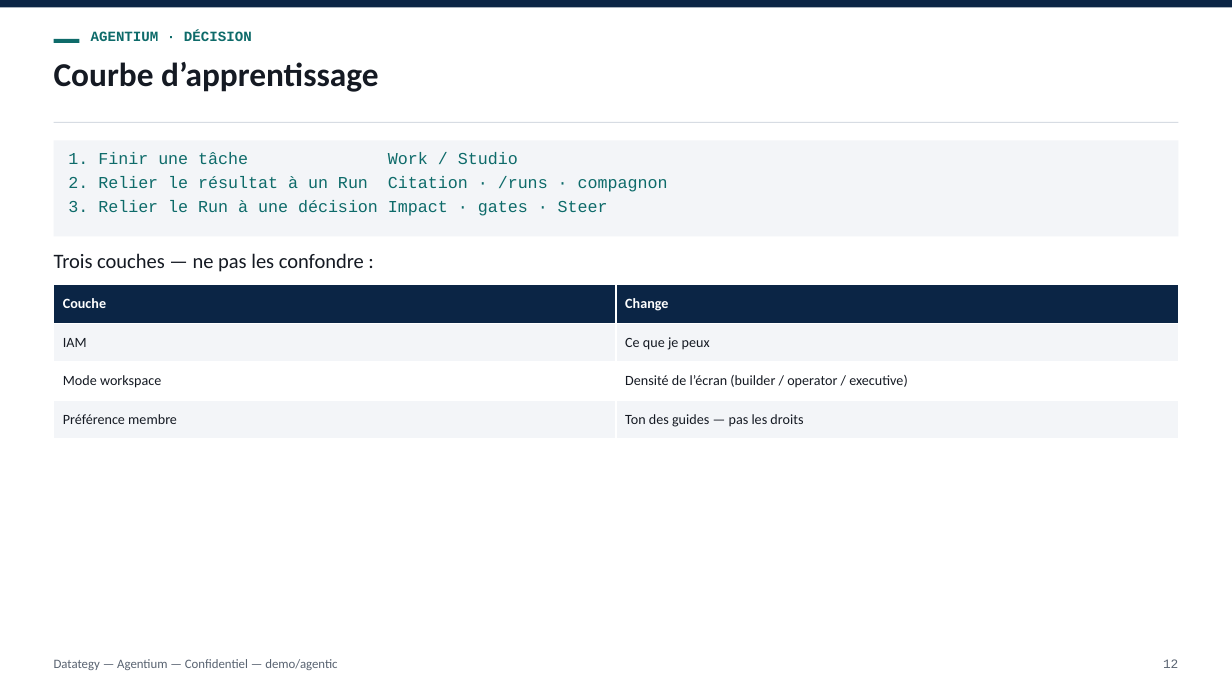
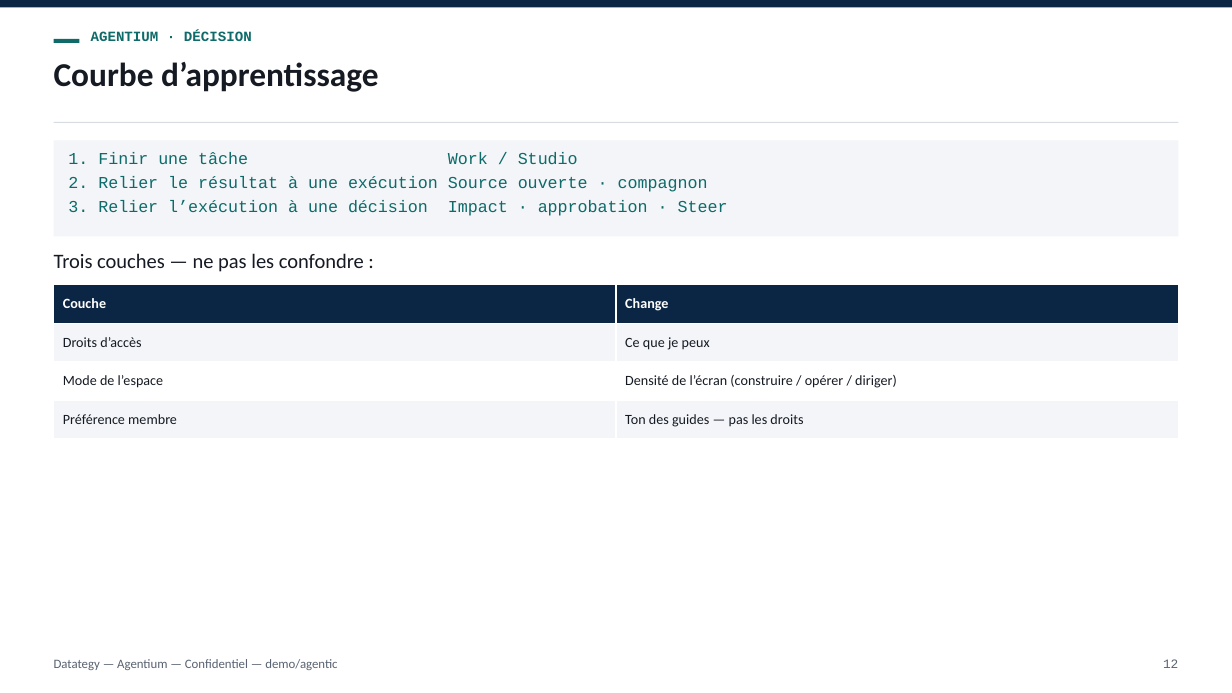
Before and after one commit to tishacian/hyusai, a slide deck: slide 12 of docs/deck-agentium-decision-adoption.fr.pptx. Drawn at 1232x693 pixels with LibreOffice and Linux fonts; fonts in the diff are those of the drawing. Boxes give left, top, right and bottom in pixels: in the first picture for what was removed or moved away, otherwise in the second. Text is boxed around its words. In the diff, an @@ line names an element or a change of style, - is before the commit and + after.

```diff
--- a/docs/deck-agentium-decision-adoption.fr.pptx
+++ b/docs/deck-agentium-decision-adoption.fr.pptx
@@ text at box(68, 176, 728, 216): text changed @@
-2. Relier le résultat à un Run Citation · /runs · compagnon
-3. Relier le Run à une décision Impact · gates · Steer
+2. Relier le résultat à une exécution Source ouverte · compagnon
+3. Relier l’exécution à une décision Impact · approbation · Steer
@@ table at box(54, 285, 1179, 439) @@
-row 2, column 1: IAM
+row 2, column 1: Droits d’accès
-row 3, column 1: Mode workspace
+row 3, column 1: Mode de l’espace
-row 3, column 2: Densité de l’écran (builder / operator / executive)
+row 3, column 2: Densité de l’écran (construire / opérer / diriger)
```
Also in this commit, not shown: 12 other slides changed, 16 other files.
